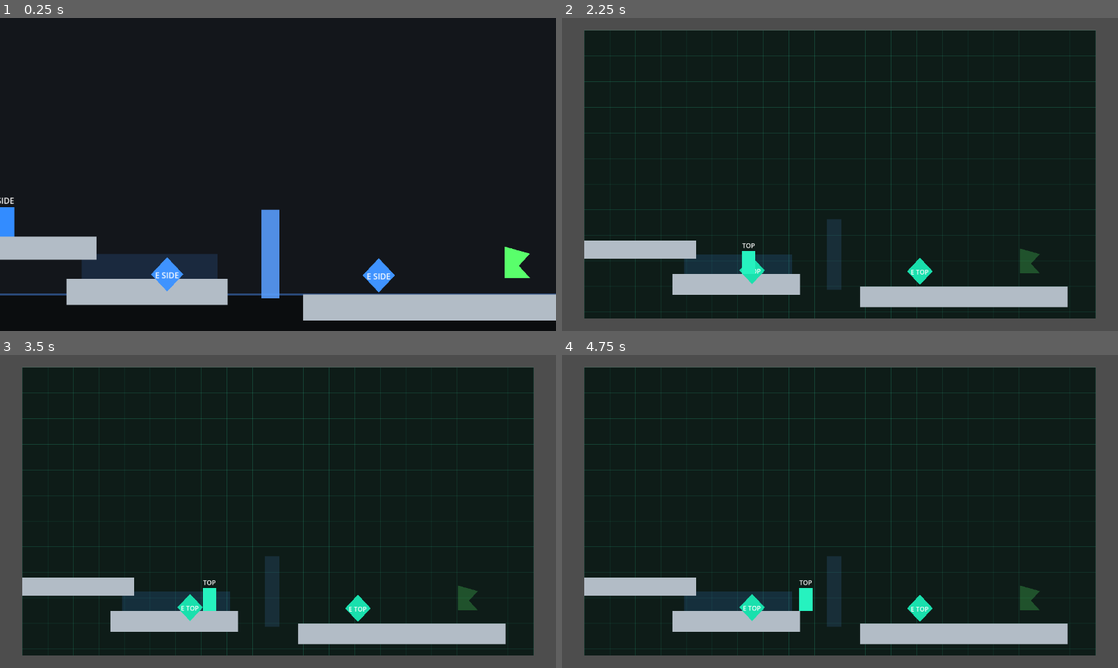
Above: before the commit, frames 1-4 (two rows, left to right).
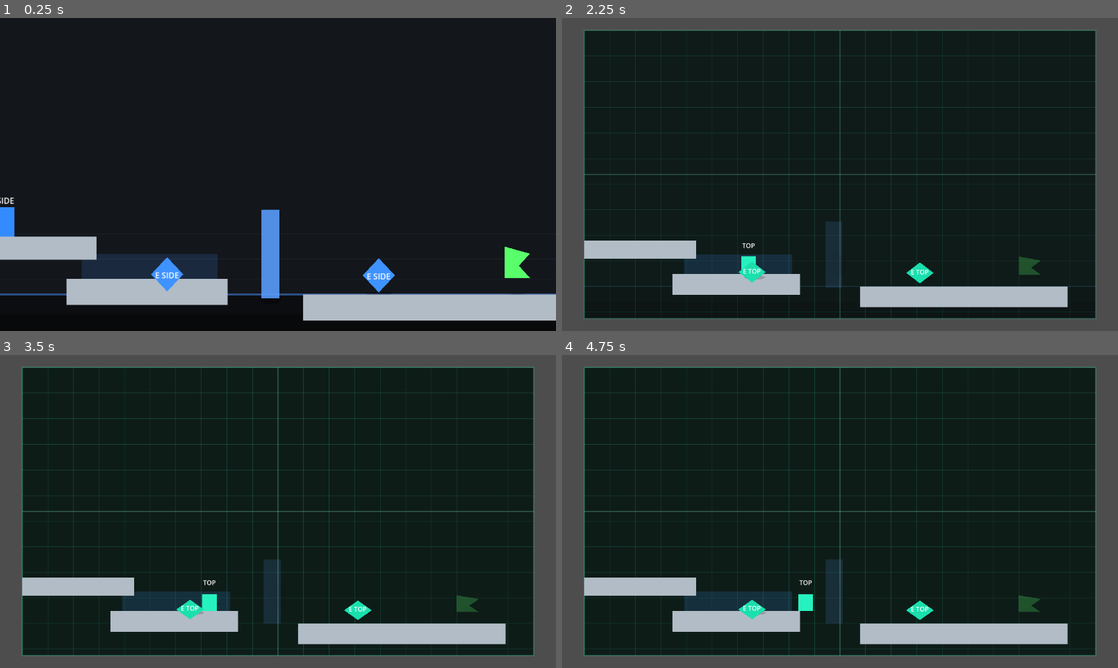
Above: after the commit, the same moments.

Repository: JrDw0/side-to-topdown-new
Game: Godot game, scene res://scenes/Level01_SwitchCamera.tscn
The game is run twice, just before and just after one commit, with the same random seed, the same clock (stepped at 60 frames per second) and the same inputs.
Inputs:
- Up to frame 1 (0.25 s): no input
- Up to frame 2 (2.25 s): tap Enter at 0.5 s; hold D (move_right) 0.53-2.03 s; tap E (interact) at 0.6, 1.35, 2.1 s; tap Space (jump) at 0.77, 1.52 s; hold A (move_left) from 2.03 s (still down)
- Up to frame 3 (3.5 s): release A (move_left) at 2.78 s; hold D (move_right) from 2.78 s (still down); tap E (interact) at 2.85 s; tap Space (jump) at 3.02 s
- Up to frame 4 (4.75 s): tap E (interact) at 3.6, 4.35 s; tap Space (jump) at 3.77, 4.52 s; release D (move_right) at 4.28 s; hold A (move_left) from 4.28 s (still down)

The runs differ from the first frame. In frame 2, 2.3% of the frame differs, in the area x 3-97%, y 3-97%; in frame 3, 2.4%; in frame 4, 2.4%.

Commit message:
feat(visual): 实现双视角视觉适配系统并优化场景过渡效果
新增 PerspectiveVisual 组件统一管理所有游戏对象的视角切换视觉表现，包括阴影缩放、透明度渐变和形态变换。同步优化背景淡入淡出过渡时长与相机转场参数，使视角切换更加平滑自然。

- 为玩家、敌人、箱子、目标等8个核心场景添加 PerspectiveVisual 节点
- 实现横版与俯视视角下的差异化阴影和视觉缩放配置
- 背景绘制支持渐变过渡，新增中心参考线和边框高亮
- 统一过渡时长为0.22秒，降低闪屏透明度至0.26

Diff:
--- a/scenes/Box.tscn
+++ b/scenes/Box.tscn
@@ -1,6 +1,7 @@
-[gd_scene load_steps=3 format=3]
+[gd_scene load_steps=4 format=3]
 
 [ext_resource type="Script" path="res://scripts/Box.gd" id="1_box"]
+[ext_resource type="Script" path="res://scripts/PerspectiveVisual.gd" id="2_visual"]
 
 [sub_resource type="RectangleShape2D" id="RectangleShape2D_box"]
 size = Vector2(104, 32)
@@ -10,6 +11,11 @@
 
 [node name="CollisionShape2D" type="CollisionShape2D" parent="."]
 shape = SubResource("RectangleShape2D_box")
+
+[node name="Shadow" type="Polygon2D" parent="."]
+z_index = -1
+color = Color(0, 0, 0, 1)
+polygon = PackedVector2Array(-58, 0, -40, -8, 0, -11, 40, -8, 58, 0, 40, 8, 0, 11, -40, 8)
 
 [node name="Visual" type="Polygon2D" parent="."]
 color = Color(1, 0.86, 0.3, 1)
@@ -22,3 +28,14 @@
 offset_bottom = -15.0
 text = "TRACK 2"
 horizontal_alignment = 1
+
+[node name="PerspectiveVisual" type="Node2D" parent="."]
+script = ExtResource("2_visual")
+initial_mode = 1
+side_shadow_scale = Vector2(1.0, 0.3)
+side_shadow_offset = Vector2(0, 18)
+side_shadow_alpha = 0.28
+topdown_visual_scale = Vector2(0.9, 1.34)
+topdown_shadow_scale = Vector2(0.9, 0.68)
+topdown_shadow_offset = Vector2(10, 10)
+topdown_shadow_alpha = 0.24
--- a/scenes/FlyingEnemy.tscn
+++ b/scenes/FlyingEnemy.tscn
@@ -1,6 +1,7 @@
-[gd_scene load_steps=3 format=3]
+[gd_scene load_steps=4 format=3]
 
 [ext_resource type="Script" path="res://scripts/FlyingEnemy.gd" id="1_flying_enemy"]
+[ext_resource type="Script" path="res://scripts/PerspectiveVisual.gd" id="2_visual"]
 
 [sub_resource type="CircleShape2D" id="CircleShape2D_flying_enemy"]
 radius = 28.0
@@ -10,6 +11,11 @@
 
 [node name="CollisionShape2D" type="CollisionShape2D" parent="."]
 shape = SubResource("CircleShape2D_flying_enemy")
+
+[node name="Shadow" type="Polygon2D" parent="."]
+z_index = -1
+color = Color(0, 0, 0, 1)
+polygon = PackedVector2Array(-28, 0, -18, -8, 0, -11, 18, -8, 28, 0, 18, 8, 0, 11, -18, 8)
 
 [node name="Visual" type="Polygon2D" parent="."]
 color = Color(0.95, 0.32, 1, 1)
@@ -25,3 +31,16 @@
 
 [node name="SideRight" type="Marker2D" parent="."]
 position = Vector2(120, 0)
+
+[node name="PerspectiveVisual" type="Node2D" parent="."]
+script = ExtResource("2_visual")
+initial_mode = 1
+side_visual_scale = Vector2(1.0, 0.88)
+side_visual_offset = Vector2(0, -6)
+side_shadow_scale = Vector2(0.78, 0.3)
+side_shadow_offset = Vector2(0, 44)
+side_shadow_alpha = 0.18
+topdown_shadow_scale = Vector2(0.82, 0.5)
+topdown_shadow_offset = Vector2(10, 20)
+topdown_shadow_alpha = 0.18
+topdown_y_sort_offset = 18
--- a/scenes/Goal.tscn
+++ b/scenes/Goal.tscn
@@ -1,6 +1,7 @@
-[gd_scene load_steps=3 format=3]
+[gd_scene load_steps=4 format=3]
 
 [ext_resource type="Script" path="res://scripts/Goal.gd" id="1_goal"]
+[ext_resource type="Script" path="res://scripts/PerspectiveVisual.gd" id="2_visual"]
 
 [sub_resource type="RectangleShape2D" id="RectangleShape2D_goal"]
 size = Vector2(58, 96)
@@ -11,6 +12,23 @@
 [node name="CollisionShape2D" type="CollisionShape2D" parent="."]
 shape = SubResource("RectangleShape2D_goal")
 
+[node name="Shadow" type="Polygon2D" parent="."]
+z_index = -1
+color = Color(0, 0, 0, 1)
+polygon = PackedVector2Array(-28, 0, -19, -8, 0, -12, 19, -8, 28, 0, 19, 8, 0, 12, -19, 8)
+
 [node name="Visual" type="Polygon2D" parent="."]
 color = Color(0.35, 1, 0.42, 1)
 polygon = PackedVector2Array(-24, 48, -24, -48, 26, -34, 4, -10, 26, 14, -24, 14)
+
+[node name="PerspectiveVisual" type="Node2D" parent="."]
+script = ExtResource("2_visual")
+initial_mode = 1
+side_shadow_scale = Vector2(0.88, 0.35)
+side_shadow_offset = Vector2(0, 49)
+side_shadow_alpha = 0.24
+topdown_visual_scale = Vector2(1.12, 0.68)
+topdown_visual_offset = Vector2(0, 9)
+topdown_shadow_scale = Vector2(0.85, 0.52)
+topdown_shadow_offset = Vector2(8, 14)
+topdown_shadow_alpha = 0.2
--- a/scenes/GroundEnemy.tscn
+++ b/scenes/GroundEnemy.tscn
@@ -1,6 +1,7 @@
-[gd_scene load_steps=3 format=3]
+[gd_scene load_steps=4 format=3]
 
 [ext_resource type="Script" path="res://scripts/GroundEnemy.gd" id="1_ground_enemy"]
+[ext_resource type="Script" path="res://scripts/PerspectiveVisual.gd" id="2_visual"]
 
 [sub_resource type="RectangleShape2D" id="RectangleShape2D_ground_enemy"]
 size = Vector2(54, 50)
@@ -11,6 +12,11 @@
 [node name="CollisionShape2D" type="CollisionShape2D" parent="."]
 shape = SubResource("RectangleShape2D_ground_enemy")
 
+[node name="Shadow" type="Polygon2D" parent="."]
+z_index = -1
+color = Color(0, 0, 0, 1)
+polygon = PackedVector2Array(-30, 0, -20, -7, 0, -10, 20, -7, 30, 0, 20, 7, 0, 10, -20, 7)
+
 [node name="Visual" type="Polygon2D" parent="."]
 color = Color(1, 0.24, 0.14, 1)
 polygon = PackedVector2Array(-27, 25, -20, -18, 0, -25, 20, -18, 27, 25)
@@ -19,3 +25,14 @@
 
 [node name="CollisionShape2D" type="CollisionShape2D" parent="DamageArea"]
 shape = SubResource("RectangleShape2D_ground_enemy")
+
+[node name="PerspectiveVisual" type="Node2D" parent="."]
+script = ExtResource("2_visual")
+side_shadow_scale = Vector2(0.95, 0.32)
+side_shadow_offset = Vector2(0, 26)
+side_shadow_alpha = 0.28
+topdown_visual_scale = Vector2(1.08, 0.68)
+topdown_visual_offset = Vector2(0, 8)
+topdown_shadow_scale = Vector2(0.82, 0.52)
+topdown_shadow_offset = Vector2(8, 12)
+topdown_shadow_alpha = 0.22
--- a/scenes/ModeIceArea.tscn
+++ b/scenes/ModeIceArea.tscn
@@ -1,12 +1,18 @@
-[gd_scene load_steps=3 format=3]
+[gd_scene load_steps=4 format=3]
 
 [ext_resource type="Script" path="res://scripts/ModeIceArea.gd" id="1_ice"]
+[ext_resource type="Script" path="res://scripts/PerspectiveVisual.gd" id="2_visual"]
 
 [sub_resource type="RectangleShape2D" id="RectangleShape2D_ice"]
 size = Vector2(260, 42)
 
 [node name="ModeIceArea" type="Node2D"]
 script = ExtResource("1_ice")
+
+[node name="Shadow" type="Polygon2D" parent="."]
+z_index = -1
+color = Color(0, 0, 0, 1)
+polygon = PackedVector2Array(-138, 0, -92, -8, 0, -12, 92, -8, 138, 0, 92, 8, 0, 12, -92, 8)
 
 [node name="Visual" type="Polygon2D" parent="."]
 color = Color(0.42, 0.95, 1, 0.42)
@@ -21,3 +27,15 @@
 
 [node name="CollisionShape2D" type="CollisionShape2D" parent="SolidBody"]
 shape = SubResource("RectangleShape2D_ice")
+
+[node name="PerspectiveVisual" type="Node2D" parent="."]
+script = ExtResource("2_visual")
+initial_mode = 1
+side_shadow_scale = Vector2(0.95, 0.26)
+side_shadow_offset = Vector2(0, 24)
+side_shadow_alpha = 0.18
+topdown_visual_scale = Vector2(1.0, 1.38)
+topdown_shadow_scale = Vector2(0.9, 0.48)
+topdown_shadow_offset = Vector2(10, 12)
+topdown_shadow_alpha = 0.08
+topdown_y_sort_enabled = false
--- a/scenes/ModeWall.tscn
+++ b/scenes/ModeWall.tscn
@@ -1,6 +1,7 @@
-[gd_scene load_steps=3 format=3]
+[gd_scene load_steps=4 format=3]
 
 [ext_resource type="Script" path="res://scripts/ModeWall.gd" id="1_wall"]
+[ext_resource type="Script" path="res://scripts/PerspectiveVisual.gd" id="2_visual"]
 
 [sub_resource type="RectangleShape2D" id="RectangleShape2D_wall"]
 size = Vector2(36, 220)
@@ -11,6 +12,22 @@
 [node name="CollisionShape2D" type="CollisionShape2D" parent="."]
 shape = SubResource("RectangleShape2D_wall")
 
+[node name="Shadow" type="Polygon2D" parent="."]
+z_index = -1
+color = Color(0, 0, 0, 1)
+polygon = PackedVector2Array(-28, 0, -18, -42, 0, -56, 18, -42, 28, 0, 18, 42, 0, 56, -18, 42)
+
 [node name="Visual" type="Polygon2D" parent="."]
 color = Color(0.35, 0.62, 1, 1)
 polygon = PackedVector2Array(-18, -110, 18, -110, 18, 110, -18, 110)
+
+[node name="PerspectiveVisual" type="Node2D" parent="."]
+script = ExtResource("2_visual")
+initial_mode = 1
+side_shadow_scale = Vector2(0.75, 0.24)
+side_shadow_offset = Vector2(0, 112)
+side_shadow_alpha = 0.32
+topdown_visual_scale = Vector2(1.18, 0.92)
+topdown_shadow_scale = Vector2(0.82, 0.72)
+topdown_shadow_offset = Vector2(12, 14)
+topdown_shadow_alpha = 0.25
--- a/scenes/PerspectiveSwitch.tscn
+++ b/scenes/PerspectiveSwitch.tscn
@@ -1,6 +1,7 @@
-[gd_scene load_steps=3 format=3]
+[gd_scene load_steps=4 format=3]
 
 [ext_resource type="Script" path="res://scripts/PerspectiveSwitch.gd" id="1_switch"]
+[ext_resource type="Script" path="res://scripts/PerspectiveVisual.gd" id="2_visual"]
 
 [sub_resource type="CircleShape2D" id="CircleShape2D_switch"]
 radius = 48.0
@@ -10,6 +11,11 @@
 
 [node name="CollisionShape2D" type="CollisionShape2D" parent="."]
 shape = SubResource("CircleShape2D_switch")
+
+[node name="Shadow" type="Polygon2D" parent="."]
+z_index = -1
+color = Color(0, 0, 0, 1)
+polygon = PackedVector2Array(-34, 0, -23, -9, 0, -13, 23, -9, 34, 0, 23, 9, 0, 13, -23, 9)
 
 [node name="Visual" type="Polygon2D" parent="."]
 color = Color(0.25, 0.58, 1, 1)
@@ -23,3 +29,14 @@
 text = "E SIDE"
 horizontal_alignment = 1
 vertical_alignment = 1
+
+[node name="PerspectiveVisual" type="Node2D" parent="."]
+script = ExtResource("2_visual")
+side_shadow_scale = Vector2(0.78, 0.34)
+side_shadow_offset = Vector2(0, 36)
+side_shadow_alpha = 0.22
+topdown_visual_scale = Vector2(1.08, 0.72)
+topdown_visual_offset = Vector2(0, 5)
+topdown_shadow_scale = Vector2(0.82, 0.48)
+topdown_shadow_offset = Vector2(8, 13)
+topdown_shadow_alpha = 0.18
--- a/scenes/Player.tscn
+++ b/scenes/Player.tscn
@@ -1,6 +1,7 @@
-[gd_scene load_steps=3 format=3]
+[gd_scene load_steps=4 format=3]
 
 [ext_resource type="Script" path="res://scripts/Player.gd" id="1_player"]
+[ext_resource type="Script" path="res://scripts/PerspectiveVisual.gd" id="2_visual"]
 
 [sub_resource type="RectangleShape2D" id="RectangleShape2D_player"]
 size = Vector2(34, 58)
@@ -10,6 +11,11 @@
 
 [node name="CollisionShape2D" type="CollisionShape2D" parent="."]
 shape = SubResource("RectangleShape2D_player")
+
+[node name="Shadow" type="Polygon2D" parent="."]
+z_index = -1
+color = Color(0, 0, 0, 1)
+polygon = PackedVector2Array(-22, 0, -15, -7, 0, -10, 15, -7, 22, 0, 15, 7, 0, 10, -15, 7)
 
 [node name="Visual" type="Polygon2D" parent="."]
 color = Color(0.2, 0.55, 1, 1)
@@ -22,3 +28,14 @@
 offset_bottom = -28.0
 text = "SIDE"
 horizontal_alignment = 1
+
+[node name="PerspectiveVisual" type="Node2D" parent="."]
+script = ExtResource("2_visual")
+side_shadow_scale = Vector2(0.95, 0.34)
+side_shadow_offset = Vector2(0, 30)
+side_shadow_alpha = 0.26
+topdown_visual_scale = Vector2(1.08, 0.72)
+topdown_visual_offset = Vector2(0, 8)
+topdown_shadow_scale = Vector2(0.9, 0.55)
+topdown_shadow_offset = Vector2(8, 12)
+topdown_shadow_alpha = 0.21
--- a/scripts/Goal.gd
+++ b/scripts/Goal.gd
@@ -7,6 +7,7 @@
 
 @onready var visual: Polygon2D = $Visual
 @onready var collision_shape: CollisionShape2D = $CollisionShape2D
+@onready var perspective_visual: Node = get_node_or_null("PerspectiveVisual")
 
 var _mode: int = PerspectiveModes.Mode.TOPDOWN
 var _active := false
@@ -44,6 +45,8 @@
 	monitoring = _active
 	collision_shape.disabled = not _active
 	visual.modulate.a = 1.0 if _active else 0.24
+	if perspective_visual != null and perspective_visual.has_method("set_shadow_alpha_multiplier"):
+		perspective_visual.set_shadow_alpha_multiplier(1.0 if _active else 0.24)
 
 
 func _on_body_entered(body: Node2D) -> void:
--- a/scripts/GroundEnemy.gd
+++ b/scripts/GroundEnemy.gd
@@ -7,6 +7,7 @@
 @onready var collision_shape: CollisionShape2D = $CollisionShape2D
 @onready var damage_area: Area2D = $DamageArea
 @onready var damage_shape: CollisionShape2D = $DamageArea/CollisionShape2D
+@onready var perspective_visual: Node = get_node_or_null("PerspectiveVisual")
 
 var _mode: int = PerspectiveModes.Mode.SIDE
 var _alive := true
@@ -31,7 +32,10 @@
 	_alive = false
 	_apply_state()
 	visual.color = Color(0.26, 0.28, 0.32, 0.65)
-	visual.scale.y = 0.32
+	if perspective_visual != null and perspective_visual.has_method("set_visual_scale_multiplier"):
+		perspective_visual.set_visual_scale_multiplier(Vector2(1.0, 0.32))
+	else:
+		visual.scale.y = 0.32
 	return true
 
 
@@ -53,14 +57,22 @@
 	damage_shape.disabled = not active
 
 	if not _alive:
+		_set_shadow_alpha_multiplier(0.18)
 		return
 
 	if active:
 		visual.color = Color(1.0, 0.24, 0.14, 1.0)
+		_set_shadow_alpha_multiplier(1.0)
 	else:
 		visual.color = Color(1.0, 0.24, 0.14, 0.28)
+		_set_shadow_alpha_multiplier(0.28)
 
 
 func _on_damage_body_entered(body: Node2D) -> void:
 	if _alive and _mode == PerspectiveModes.Mode.SIDE and body.has_method("reset_to_safe_point"):
 		body.reset_to_safe_point()
+
+
+func _set_shadow_alpha_multiplier(multiplier: float) -> void:
+	if perspective_visual != null and perspective_visual.has_method("set_shadow_alpha_multiplier"):
+		perspective_visual.set_shadow_alpha_multiplier(multiplier)
--- a/scripts/ModeBackdrop.gd
+++ b/scripts/ModeBackdrop.gd
@@ -3,22 +3,48 @@
 
 const PerspectiveModes := preload("res://scripts/PerspectiveModes.gd")
 
+@export_category("模式背景")
+## 背景绘制区域大小，通常与关卡视口范围一致。
 @export var size := Vector2(1280.0, 720.0)
+## 俯视网格的单元大小。
 @export var grid_step := 64.0
+## 横版地平线与俯视网格互相淡入淡出的时长。
+@export_range(0.0, 1.0, 0.01) var transition_duration := 0.22
 
 var _mode: int = PerspectiveModes.Mode.SIDE
+var _transition_progress := 0.0
+var _ready_done := false
+var _tween: Tween
 
 
 func _ready() -> void:
 	add_to_group("perspective_objects")
 	z_index = -100
 	_sync_with_controller()
+	_ready_done = true
 	queue_redraw()
 
 
 func set_perspective_mode(mode: int) -> void:
+	if mode != PerspectiveModes.Mode.SIDE and mode != PerspectiveModes.Mode.TOPDOWN:
+		return
+
+	var changed := _mode != mode
 	_mode = mode
-	queue_redraw()
+	var target_progress := 0.0 if _mode == PerspectiveModes.Mode.SIDE else 1.0
+	if not changed or not _ready_done or transition_duration <= 0.0:
+		_set_transition_progress(target_progress)
+		return
+
+	if _tween != null:
+		_tween.kill()
+	_tween = create_tween()
+	_tween.tween_method(
+		Callable(self, "_set_transition_progress"),
+		_transition_progress,
+		target_progress,
+		transition_duration
+	).set_trans(Tween.TRANS_SINE).set_ease(Tween.EASE_OUT)
 
 
 func _sync_with_controller() -> void:
@@ -28,21 +54,37 @@
 
 
 func _draw() -> void:
-	if _mode == PerspectiveModes.Mode.SIDE:
-		draw_rect(Rect2(Vector2.ZERO, size), Color(0.075, 0.085, 0.105, 1.0))
-		_draw_horizon()
-	else:
-		draw_rect(Rect2(Vector2.ZERO, size), Color(0.055, 0.11, 0.095, 1.0))
-		_draw_grid()
+	var side_color := Color(0.075, 0.085, 0.105, 1.0)
+	var topdown_color := Color(0.055, 0.11, 0.095, 1.0)
+	draw_rect(Rect2(Vector2.ZERO, size), side_color.lerp(topdown_color, _transition_progress))
+
+	_draw_horizon(1.0 - _transition_progress)
+	_draw_grid(_transition_progress)
 
 
-func _draw_horizon() -> void:
-	draw_rect(Rect2(Vector2(0.0, 640.0), Vector2(size.x, 80.0)), Color(0.045, 0.05, 0.06, 1.0))
-	draw_line(Vector2(0.0, 640.0), Vector2(size.x, 640.0), Color(0.26, 0.48, 0.82, 0.55), 3.0)
+func _set_transition_progress(value: float) -> void:
+	_transition_progress = clampf(value, 0.0, 1.0)
+	queue_redraw()
 
 
-func _draw_grid() -> void:
-	var grid_color := Color(0.22, 0.95, 0.72, 0.2)
+func _draw_horizon(alpha: float) -> void:
+	if alpha <= 0.0:
+		return
+
+	draw_rect(Rect2(Vector2(0.0, 640.0), Vector2(size.x, 80.0)), Color(0.045, 0.05, 0.06, 0.96 * alpha))
+	draw_rect(Rect2(Vector2(0.0, 680.0), Vector2(size.x, 40.0)), Color(0.028, 0.032, 0.04, 0.85 * alpha))
+	draw_line(Vector2(0.0, 640.0), Vector2(size.x, 640.0), Color(0.26, 0.48, 0.82, 0.62 * alpha), 3.0)
+
+	var reference_color := Color(0.42, 0.58, 0.82, 0.13 * alpha)
+	for line_y in [520.0, 570.0, 610.0]:
+		draw_line(Vector2(0.0, line_y), Vector2(size.x, line_y), reference_color, 1.0)
+
+
+func _draw_grid(alpha: float) -> void:
+	if alpha <= 0.0:
+		return
+
+	var grid_color := Color(0.22, 0.95, 0.72, 0.2 * alpha)
 	var x := 0.0
 	while x <= size.x:
 		draw_line(Vector2(x, 0.0), Vector2(x, size.y), grid_color, 1.0)
@@ -52,3 +94,8 @@
 	while y <= size.y:
 		draw_line(Vector2(0.0, y), Vector2(size.x, y), grid_color, 1.0)
 		y += grid_step
+
+	var center_color := Color(0.58, 1.0, 0.86, 0.3 * alpha)
+	draw_line(Vector2(size.x * 0.5, 0.0), Vector2(size.x * 0.5, size.y), center_color, 2.0)
+	draw_line(Vector2(0.0, size.y * 0.5), Vector2(size.x, size.y * 0.5), center_color, 2.0)
+	draw_rect(Rect2(Vector2.ZERO, size), Color(0.26, 1.0, 0.78, 0.22 * alpha), false, 3.0)
--- a/scripts/ModeWall.gd
+++ b/scripts/ModeWall.gd
@@ -8,6 +8,7 @@
 
 @onready var collision_shape: CollisionShape2D = $CollisionShape2D
 @onready var visual: Polygon2D = $Visual
+@onready var perspective_visual: Node = get_node_or_null("PerspectiveVisual")
 
 var _mode: int = PerspectiveModes.Mode.TOPDOWN
 
@@ -41,3 +42,5 @@
 	var active: bool = _mode == active_mode
 	collision_shape.disabled = not active
 	visual.modulate.a = active_alpha if active else inactive_alpha
+	if perspective_visual != null and perspective_visual.has_method("set_shadow_alpha_multiplier"):
+		perspective_visual.set_shadow_alpha_multiplier(active_alpha if active else inactive_alpha)
--- a/scripts/PerspectiveCamera.gd
+++ b/scripts/PerspectiveCamera.gd
@@ -4,7 +4,7 @@
 const PerspectiveModes := preload("res://scripts/PerspectiveModes.gd")
 
 @export var controller_path: NodePath
-@export var transition_duration := 0.18
+@export var transition_duration := 0.22
 @export var side_zoom := Vector2(1.16, 1.16)
 @export var topdown_zoom := Vector2(0.92, 0.92)
 @export var side_offset := Vector2(0.0, 42.0)
@@ -69,9 +69,9 @@
 			_flash_rect.color = clear_color
 		return
 
-	var flash_color := Color(0.72, 0.86, 1.0, 0.42)
+	var flash_color := Color(0.72, 0.86, 1.0, 0.26)
 	if _mode == PerspectiveModes.Mode.TOPDOWN:
-		flash_color = Color(0.45, 1.0, 0.78, 0.42)
+		flash_color = Color(0.45, 1.0, 0.78, 0.26)
 	if _flash_rect != null:
 		_flash_rect.color = flash_color
 
--- /dev/null
+++ b/scripts/PerspectiveVisual.gd
@@ -0,0 +1,225 @@
+extends Node2D
+class_name PerspectiveVisual
+
+const PerspectiveModes := preload("res://scripts/PerspectiveModes.gd")
+
+@export_category("透视视觉组件")
+
+@export_group("初始状态")
+## 没有透视控制器时使用的默认视角模式。
+@export_enum("SIDE", "TOPDOWN") var initial_mode: int = PerspectiveModes.Mode.SIDE
+
+@export_group("节点路径")
+## 目标视觉节点路径。组件只修改该节点的 position 和 scale，不改变父节点、碰撞或运动逻辑。
+@export var visual_path: NodePath = NodePath("../Visual")
+## 影子节点路径。推荐使用 Polygon2D，组件只修改 position、scale 和透明度。
+@export var shadow_path: NodePath = NodePath("../Shadow")
+
+@export_group("横版视觉")
+## 横版模式下目标视觉节点的缩放。
+@export var side_visual_scale := Vector2.ONE
+## 横版模式下目标视觉节点相对父节点的偏移。
+@export var side_visual_offset := Vector2.ZERO
+## 横版模式下影子的缩放。
+@export var side_shadow_scale := Vector2.ONE
+## 横版模式下影子相对父节点的偏移。
+@export var side_shadow_offset := Vector2.ZERO
+## 横版模式下影子的最终透明度。
+@export_range(0.0, 1.0, 0.01) var side_shadow_alpha := 0.3
+
+@export_group("俯视视觉")
+## 俯视模式下目标视觉节点的缩放。
+@export var topdown_visual_scale := Vector2.ONE
+## 俯视模式下目标视觉节点相对父节点的偏移。
+@export var topdown_visual_offset := Vector2.ZERO
+## 俯视模式下影子的缩放。
+@export var topdown_shadow_scale := Vector2.ONE
+## 俯视模式下影子相对父节点的偏移。
+@export var topdown_shadow_offset := Vector2.ZERO
+## 俯视模式下影子的最终透明度。
+@export_range(0.0, 1.0, 0.01) var topdown_shadow_alpha := 0.24
+
+@export_group("过渡")
+## 视角切换时视觉节点和影子的补间时长。
+@export_range(0.0, 1.0, 0.01) var transition_duration := 0.22
+
+@export_group("俯视Y排序")
+## 俯视模式下是否根据父节点 global_position.y 调整层级，让靠下物体遮住靠上物体。
+@export var topdown_y_sort_enabled := true
+## 俯视Y排序的额外层级偏移，用于微调同一高度物体的前后关系。
+@export var topdown_y_sort_offset := 0
+## 俯视Y排序使用的Y坐标缩放。值越大，层级差距越小。
+@export_range(1.0, 32.0, 0.1) var topdown_y_sort_step := 1.0
+
+var _mode: int = PerspectiveModes.Mode.SIDE
+var _visual: Node2D
+var _shadow: Node2D
+var _sort_item: CanvasItem
+var _base_z_index := 0
+var _base_z_captured := false
+var _ready_done := false
+var _tween: Tween
+var _visual_scale_multiplier := Vector2.ONE
+var _shadow_alpha_multiplier := 1.0
+
+
+func _enter_tree() -> void:
+	add_to_group("perspective_objects")
+
+
+func _ready() -> void:
+	_cache_nodes()
+	_capture_base_z_index()
+	_mode = initial_mode
+	_sync_with_controller()
+	_ready_done = true
+	_apply_mode(false)
+
+
+func set_perspective_mode(mode: int) -> void:
+	if mode != PerspectiveModes.Mode.SIDE and mode != PerspectiveModes.Mode.TOPDOWN:
+		return
+
+	var changed := _mode != mode
+	_mode = mode
+	_cache_nodes()
+	_apply_mode(changed and _ready_done)
+
+
+func get_mode_sample_position() -> Vector2:
+	var owner := get_parent()
+	if owner != null and owner.has_method("get_mode_sample_position"):
+		return owner.get_mode_sample_position()
+	if owner is Node2D:
+		return (owner as Node2D).global_position
+	return global_position
+
+
+func set_visual_scale_multiplier(multiplier: Vector2) -> void:
+	_visual_scale_multiplier = multiplier
+	_apply_mode(false)
+
+
+func set_shadow_alpha_multiplier(multiplier: float) -> void:
+	_shadow_alpha_multiplier = clampf(multiplier, 0.0, 1.0)
+	_apply_mode(_ready_done and transition_duration > 0.0)
+
+
+func _process(_delta: float) -> void:
+	if _mode == PerspectiveModes.Mode.TOPDOWN and topdown_y_sort_enabled:
+		_apply_y_sort()
+
+
+func _cache_nodes() -> void:
+	if _visual == null or not is_instance_valid(_visual):
+		_visual = get_node_or_null(visual_path) as Node2D
+	if _shadow == null or not is_instance_valid(_shadow):
+		_shadow = get_node_or_null(shadow_path) as Node2D
+	if _sort_item == null or not is_instance_valid(_sort_item):
+		_sort_item = get_parent() as CanvasItem
+
+
+func _capture_base_z_index() -> void:
+	if _base_z_captured or _sort_item == null:
+		return
+
+	_base_z_index = _sort_item.z_index
+	_base_z_captured = true
+
+
+func _sync_with_controller() -> void:
+	var controller := get_tree().get_first_node_in_group("perspective_controller")
+	if controller != null and controller.has_method("get_mode"):
+		set_perspective_mode(controller.get_mode())
+
+
+func _apply_mode(animated: bool) -> void:
+	_cache_nodes()
+	_capture_base_z_index()
+
+	var target_visual_scale := side_visual_scale
+	var target_visual_offset := side_visual_offset
+	var target_shadow_scale := side_shadow_scale
+	var target_shadow_offset := side_shadow_offset
+	var target_shadow_alpha := side_shadow_alpha
+
+	if _mode == PerspectiveModes.Mode.TOPDOWN:
+		target_visual_scale = topdown_visual_scale
+		target_visual_offset = topdown_visual_offset
+		target_shadow_scale = topdown_shadow_scale
+		target_shadow_offset = topdown_shadow_offset
+		target_shadow_alpha = topdown_shadow_alpha
+
+	target_visual_scale = Vector2(
+		target_visual_scale.x * _visual_scale_multiplier.x,
+		target_visual_scale.y * _visual_scale_multiplier.y
+	)
+	target_shadow_alpha *= _shadow_alpha_multiplier
+
+	if _tween != null:
+		_tween.kill()
+
+	if not animated or transition_duration <= 0.0:
+		_set_visual_state(target_visual_scale, target_visual_offset, target_shadow_scale, target_shadow_offset, target_shadow_alpha)
+		_update_sorting_state()
+		return
+
+	_tween = create_tween().set_parallel(true)
+	_tween.set_trans(Tween.TRANS_SINE)
+	_tween.set_ease(Tween.EASE_OUT)
+
+	if _visual != null:
+		_tween.tween_property(_visual, "scale", target_visual_scale, transition_duration)
+		_tween.tween_property(_visual, "position", target_visual_offset, transition_duration)
+	if _shadow != null:
+		_tween.tween_property(_shadow, "scale", target_shadow_scale, transition_duration)
+		_tween.tween_property(_shadow, "position", target_shadow_offset, transition_duration)
+		var target_modulate := _shadow.modulate
+		target_modulate.a = target_shadow_alpha
+		_tween.tween_property(_shadow, "modulate", target_modulate, transition_duration)
+
+	_update_sorting_state()
+
+
+func _set_visual_state(
+	target_visual_scale: Vector2,
+	target_visual_offset: Vector2,
+	target_shadow_scale: Vector2,
+	target_shadow_offset: Vector2,
+	target_shadow_alpha: float
+) -> void:
+	if _visual != null:
+		_visual.scale = target_visual_scale
+		_visual.position = target_visual_offset
+	if _shadow != null:
+		_shadow.scale = target_shadow_scale
+		_shadow.position = target_shadow_offset
+		var shadow_modulate := _shadow.modulate
+		shadow_modulate.a = target_shadow_alpha
+		_shadow.modulate = shadow_modulate
+
+
+func _update_sorting_state() -> void:
+	if _sort_item == null:
+		set_process(false)
+		return
+
+	if _mode == PerspectiveModes.Mode.TOPDOWN and topdown_y_sort_enabled:
+		set_process(true)
+		_apply_y_sort()
+	else:
+		set_process(false)
+		if _base_z_captured:
+			_sort_item.z_index = _base_z_index
+
+
+func _apply_y_sort() -> void:
+	if _sort_item == null:
+		return
+
+	var owner := get_parent()
+	var owner_y := global_position.y
+	if owner is Node2D:
+		owner_y = (owner as Node2D).global_position.y
+	var sorted_z := int(round(owner_y / topdown_y_sort_step)) + topdown_y_sort_offset
+	_sort_item.z_index = clampi(sorted_z, -4096, 4096)
Not shown, added: scripts/PerspectiveVisual.gd.uid
